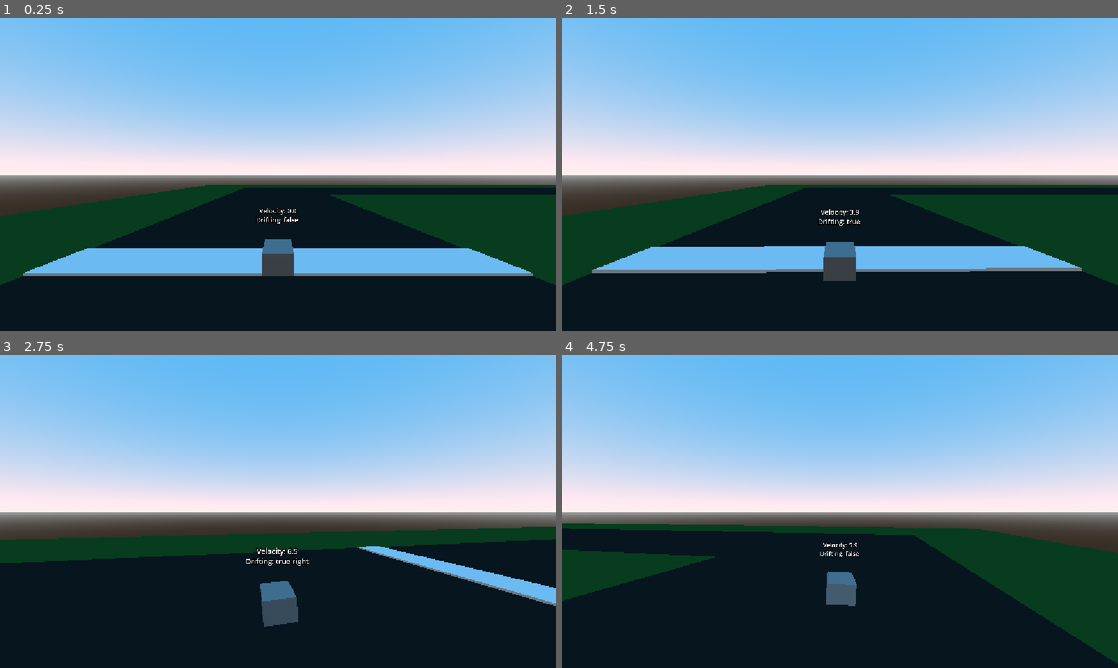
Above: before the commit, frames 1-4 (two rows, left to right).
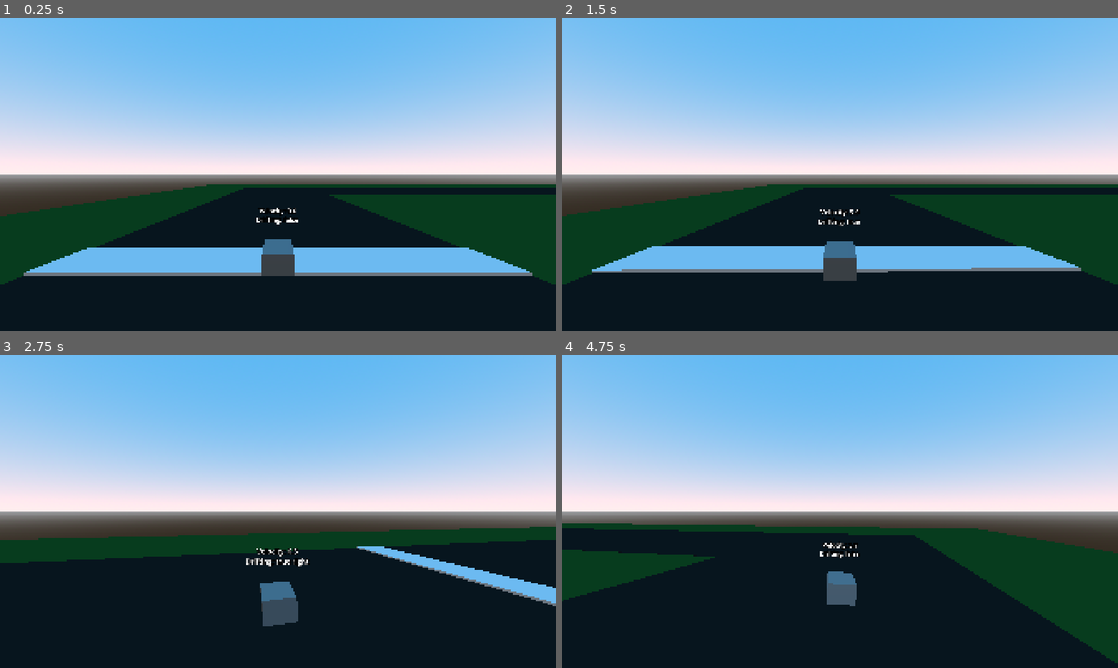
Above: after the commit, the same moments.

Repository: CISC-486-Game-Development-Project/cisc-486-game-development-project
Game: Godot game, scene res://world_3d.tscn
The game is run twice, just before and just after one commit, with the same random seed, the same clock (stepped at 60 frames per second) and the same inputs.
Inputs:
- Up to frame 1 (0.25 s): no input
- Up to frame 2 (1.5 s): tap Enter at 0.5 s; hold D (Right) 0.53-1.28 s; hold Shift (Drift) 0.53-1.28 s; tap Space at 1.25 s; hold S (Backward) from 1.28 s (still down); tap Shift (Drift) at 1.35 s
- Up to frame 3 (2.75 s): release S (Backward) at 2.03 s; hold D (Right) from 2.03 s (still down); hold Shift (Drift) from 2.03 s (still down)
- Up to frame 4 (4.75 s): release D (Right) at 2.78 s; release Shift (Drift) at 2.78 s; hold W (Forward) 2.78-3.53 s; tap Shift (Drift) at 2.85, 4.35 s; hold Shift (Drift) 3.53-4.28 s; hold A (Left) from 3.53 s (still down)

The runs differ from the first frame. In frame 1, 1.0% of the frame differs, in the area x 0-100%, y 50-86%; in frame 2, 1.0%; in frame 3, 0.9%; in frame 4, 0.8%.

Commit message:
Changed Project Viewport Settings
Set viewport to 1080p and enabled HDR.

Diff:
--- a/camera_controller.gd
+++ b/camera_controller.gd
@@ -8,6 +8,6 @@
 @onready var target := $".."
 @onready var camera := $Camera3D
 
-func _physics_process(delta: float) -> void:
+func _physics_process(_delta: float) -> void:
 	position = lerp(position, target.global_position, position_smoothing)
 	rotation.y = lerp_angle(rotation.y, target.global_rotation.y, rotation_smoothing)
--- a/project.godot
+++ b/project.godot
@@ -17,6 +17,10 @@
 
 [display]
 
+window/size/viewport_width=1920
+window/size/viewport_height=1080
+window/size/mode=3
+window/hdr/request_hdr_output=true
 window/stretch/mode="canvas_items"
 window/stretch/aspect="expand"
 
@@ -55,3 +59,4 @@
 [rendering]
 
 rendering_device/driver.windows="d3d12"
+viewport/hdr_2d=true
